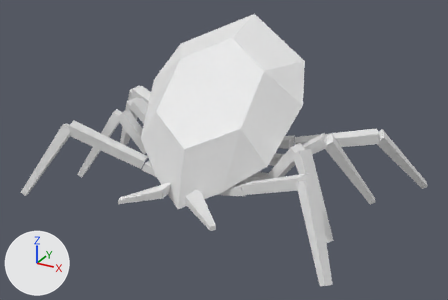
Before and after pictures for a commit that changed the glTF model glb_imports/Paramite.glb.
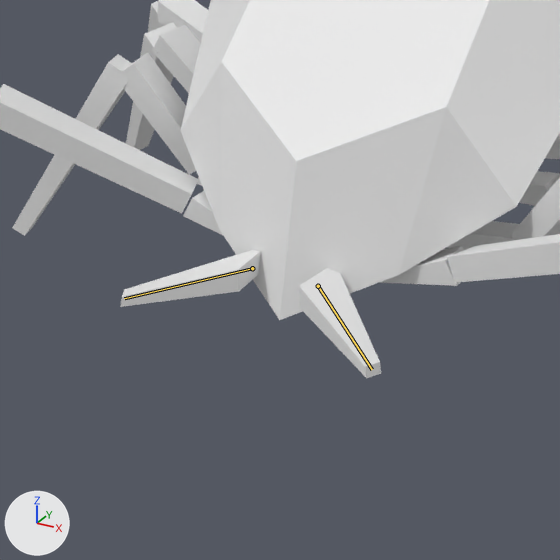
Each version appears first whole from a 50 mm lens placed at (4.27, -7.28, 2.89), pointed at (0.22, 0.08, -0.79), and next in a close-up on the part from 16% to 63% of the width and 29% to 100% of the height. Lighting does not change. The marker at lower left points along +X, +Y and +Z. The older version's two pictures come first. Both versions are drawn at frame 11 of the action 'bite'; the numbers are the values there. The bones that change are drawn over the model as lines in the close-ups.

The first close-up shows 'Body', 'LeftMandible', 'LeftMiddleFrontThigh', 'LeftVeryFrontThigh', 'RightMandible', 'RightMiddleBackShin', 'RightMiddleBackThigh', 'RightMiddleFrontShin', 'RightMiddleFrontThigh', 'RightVeryBackThigh', 'RightVeryFrontThigh' and 1 more.
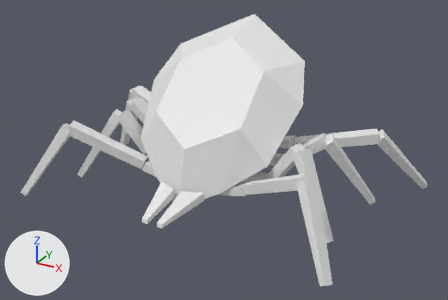
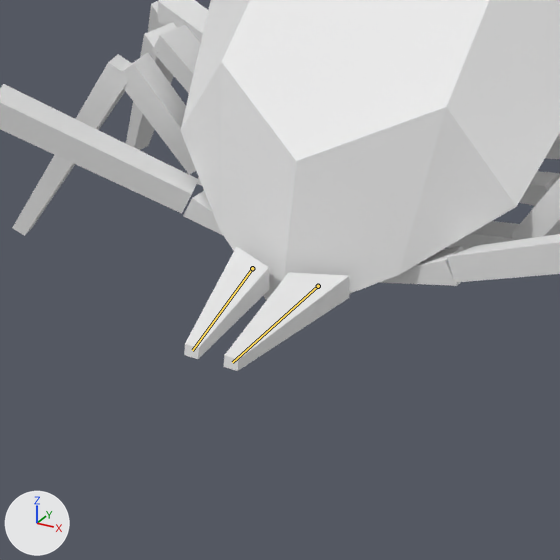
Diff of the bpy script that builds the scene:
```diff
--- a/glb_imports/Paramite.glb.py
+++ b/glb_imports/Paramite.glb.py
@@ bone_bone_001_l @@
 bone_bone_001_l = bpy.data.objects['Armature'].pose.bones['Bone.001.L']  # child of 'Bone'
-bone_bone_001_l.rotation_quaternion = (0.858, -0.497, -0.099, 0.006)  # degrees (-61, -10, 6)
+bone_bone_001_l.rotation_quaternion = (1.0, 0.0, 0.0, 0.0)  # degrees (0, 0, 0)
@@ bone_bone_001_r @@
 bone_bone_001_r = bpy.data.objects['Armature'].pose.bones['Bone.001.R']  # child of 'Bone'
-bone_bone_001_r.rotation_quaternion = (0.858, -0.497, 0.099, -0.006)  # degrees (-61, 10, -6)
+bone_bone_001_r.rotation_quaternion = (1.0, 0.0, 0.0, 0.0)  # degrees (0, 0, 0)
```

Where the change shows, as pixel boxes (x1, y1, x2, y2) in the close-ups (560 x 560 px):
'LeftMandible', posed (54% wider, 10% shorter): before (299, 268, 381, 378); after (223, 272, 350, 371)
'RightMandible', posed (39% narrower, 97% taller): before (120, 250, 261, 307); after (184, 246, 270, 359)
bone 'Bone.001.L', root to tip: before (318, 286) to (372, 369); after (318, 286) to (232, 362)
bone 'Bone.001.R', root to tip: before (252, 268) to (124, 298); after (252, 268) to (192, 350)
